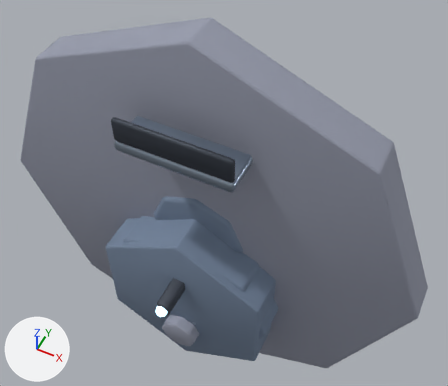
Before and after pictures for a commit that changed the Blender file assets-source/blender/buildings/sniper_tower.blend.
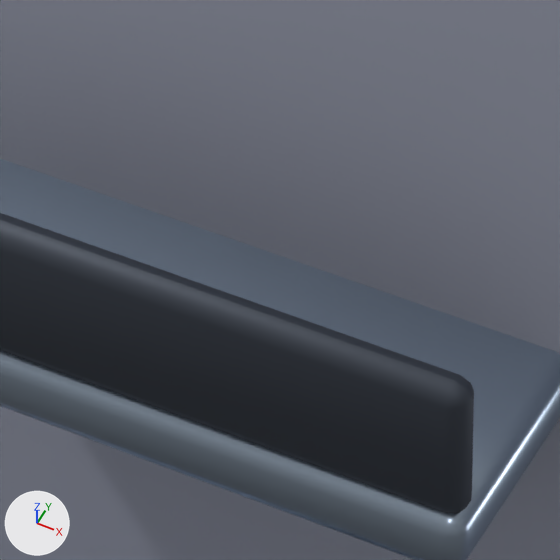
There are two pictures of each version: one whole from a camera (50 mm lens) standing at (2.81, -5.05, 8.91) and looking at (0.13, 0.31, 2.2), one close up on the part from 34% to 56% of the width and 24% to 49% of the height. Every picture has the same lights, and +X, +Y and +Z are marked at lower left. The first two pictures are the older version.

Objects in the first close-up: 'deck', 'railA', 'shaft'.
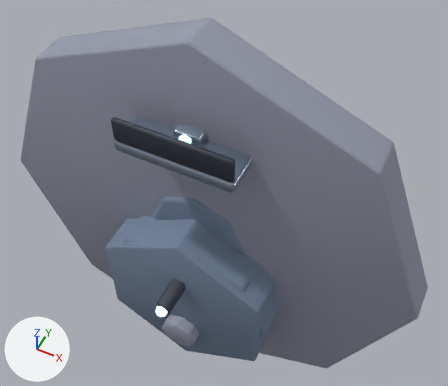
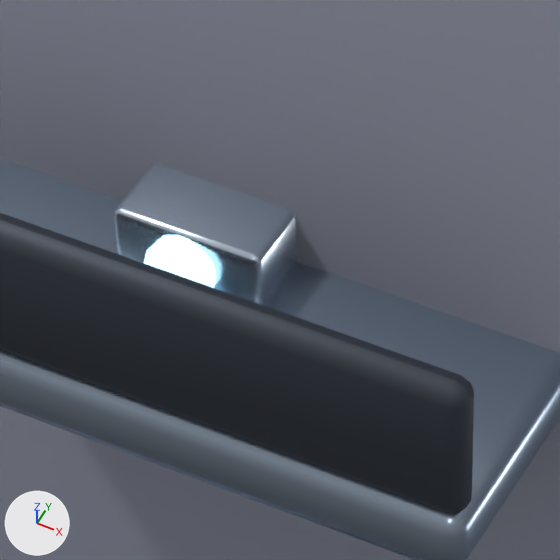
What differs and where, as boxes (x1, y1, x2, y2) in the close-ups (560 x 560 px):
'sniperSightHousing', added (pale blue): after (114, 164, 297, 306)
'sniperSightLens', added: after (144, 235, 216, 288)

Edits to the bpy script that builds the scene:
```text
Add me_icosphere_531:
    me_icosphere_531.from_pydata(...)  # an icosphere of 80 faces spanning x -0.076..0.076, y -0.08..0.08, z -0.08..0.08
    me_icosphere_531.polygons.foreach_set('use_smooth', [True] * 80)
    me_icosphere_531.materials.append(mat_mat_sniper_tower_glow)  # cyan #bcedff, glowing cyan #bcedff
Add me_cube_913:
    me_cube_913.from_pydata(...)  # a box spanning x -0.17..0.17, y -0.08..0.08, z -0.22..0.22
    me_cube_913.polygons.foreach_set('use_smooth', [True] * 6)
    me_cube_913.materials.append(mat_mat_sniper_tower_metallight)  # pale blue #c4d1df
Add ob_snipersightlens:
    ob_snipersightlens = bpy.data.objects.new('sniperSightLens', me_icosphere_531)
    ob_snipersightlens.parent = ob_buildingroot
    ob_snipersightlens.location = (0.0, 3.84, 0.46)
    _m = ob_snipersightlens.modifiers.new('soft bevel', 'BEVEL')
    _m.width = 0.02
    _m.width_pct = 0.02
    _m.segments = 2
Add ob_snipersighthousing:
    ob_snipersighthousing = bpy.data.objects.new('sniperSightHousing', me_cube_913)
    ob_snipersighthousing.parent = ob_buildingroot
    ob_snipersighthousing.location = (0.0, 3.84, 0.22)
    _m = ob_snipersighthousing.modifiers.new('soft bevel', 'BEVEL')
    _m.width = 0.018
    _m.width_pct = 0.018
    _m.segments = 2
```
